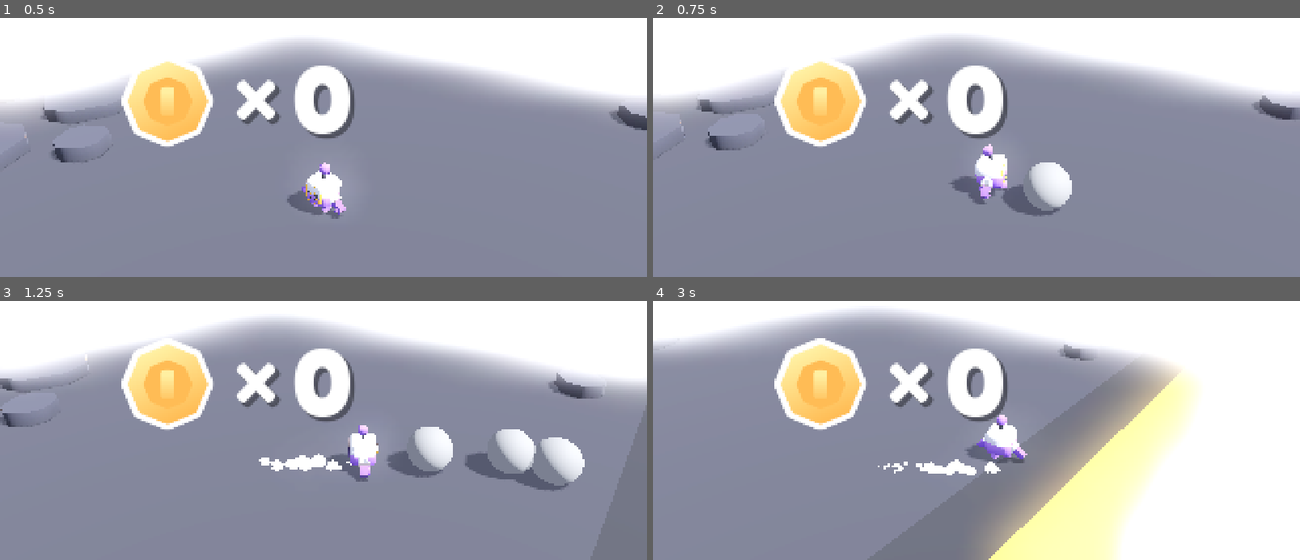
Above: before the commit, frames 1-4 (two rows, left to right).
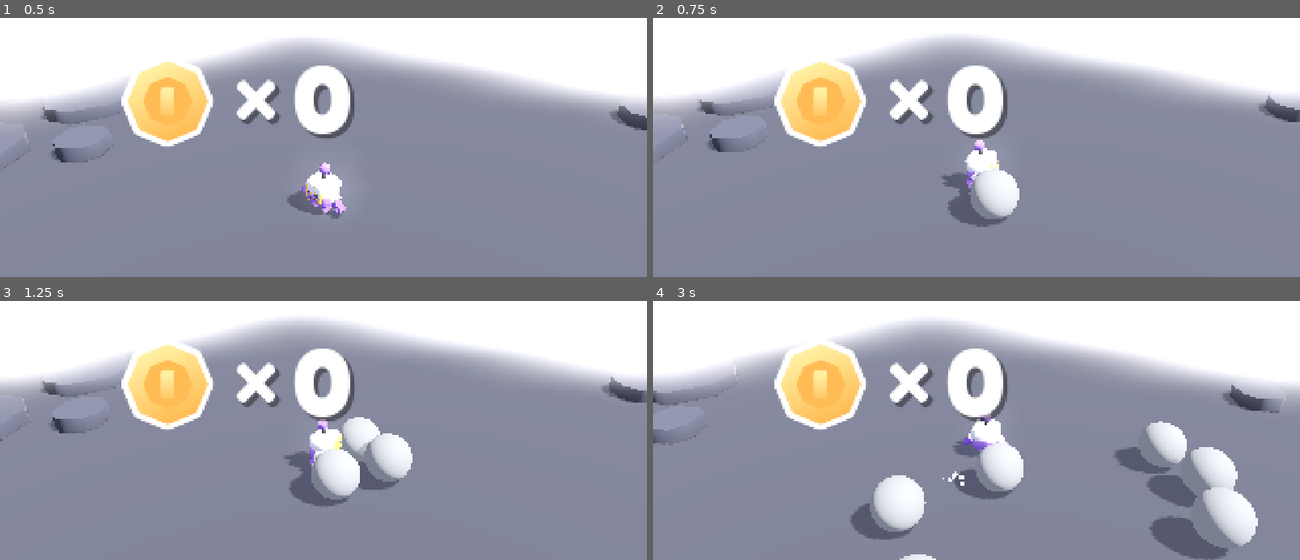
Above: after the commit, the same moments.

Repository: balidani/BobaPop
Game: Godot game, scene res://scenes/main.tscn
The game is run twice, just before and just after one commit, with the same random seed, the same clock (stepped at 60 frames per second) and the same inputs.
Inputs:
- Up to frame 1 (0.5 s): no input
- Up to frame 2 (0.75 s): hold D (move_right) from 0.53 s (still down); tap Space (jump) at 0.6 s
- Up to frame 3 (1.25 s): keep holding D (move_right); tap Space (jump) at 0.77, 1.07 s
- Up to frame 4 (3 s): release D (move_right) at 1.28 s; hold S (move_back) 1.28-2.03 s; tap Down (camera_down) at 1.35 s; tap Space (jump) at 1.52, 1.55, 1.82, 2.3 s; hold D (move_right) 2.03-2.78 s; tap Left (camera_left) at 2.1 s; hold W (move_forward) from 2.78 s (still down); tap Right (camera_right) at 2.85 s

Frame 1 is identical in both runs. In frame 2, 3.4% of the frame differs, in the area x 1-100%, y 29-81%; in frame 3, 12%; in frame 4, 36%, in the area x 0-100%, y 3-100%.
Error in both runs: Invalid access to property or key 'position' on a base object of type 'Nil'. (res://scripts/view.gd:33)

Commit message:
make character shoot bouncy bubbles

Diff:
--- a/scripts/player.gd
+++ b/scripts/player.gd
@@ -27,6 +27,7 @@
 
 # Preload the cloud model
 var BubbleScene = preload("res://scenes/bubble.tscn")
+var BouncyBubbleScene = preload("res://src/bubble_path/bubble_path.tscn")
 
 # Functions
 
@@ -140,10 +141,8 @@
 
 func shoot_cloud():
 	# Instance the cloud
-	var bubble_instance : Bubble = BubbleScene.instantiate() as Bubble
-
-	if not bubble_instance:
-		print("Error: BubbleScene did not instantiate as a Bubble.")
+	# var bubble_instance : Bubble = BubbleScene.instantiate() as Bubble
+	var bubble_instance : BouncyBubble = BouncyBubbleScene.instantiate() as BouncyBubble
 
 	# Calculate the position in front of the player
 	var forward_direction = -global_transform.basis.z.normalized()  # Get the forward direction vector
--- a/scripts/view.gd
+++ b/scripts/view.gd
@@ -46,7 +46,7 @@
 	input.x = Input.get_axis("camera_up", "camera_down")
 
 	camera_rotation += input.limit_length(1.0) * rotation_speed * delta
-	camera_rotation.x = clamp(camera_rotation.x, -80, -10)
+	camera_rotation.x = clamp(camera_rotation.x, -40, -30)
 
 	# Zooming
 
--- a/src/bubble_path/bubble_path.gd
+++ b/src/bubble_path/bubble_path.gd
@@ -1,5 +1,5 @@
 extends RigidBody3D
-
+class_name BouncyBubble
 
 var t = 0.0
 func _process(delta: float) -> void:
--- a/src/isometric_main/CharacterMain.tscn
+++ b/src/isometric_main/CharacterMain.tscn
@@ -289,5 +289,4 @@
 camera = NodePath("Camera3D")
 
 [node name="Camera3D" type="Camera3D" parent="View"]
-transform = Transform3D(1, 0, 0, 0, 0.822661, 0.568533, 0, -0.568533, 0.822661, 0, 10, 20)
 size = 15.0
--- a/src/isometric_main/IsometricMain.tscn
+++ b/src/isometric_main/IsometricMain.tscn
@@ -7,6 +7,7 @@
 
 [node name="Camera3D" type="Camera3D" parent="."]
 transform = Transform3D(0.707107, 0.5, -0.5, 0, 0.707107, 0.707107, 0.707107, -0.5, 0.5, -5.5, 7.77818, 5.5)
+current = true
 size = 15.0
 
 [node name="DirectionalLight3D" type="DirectionalLight3D" parent="."]
